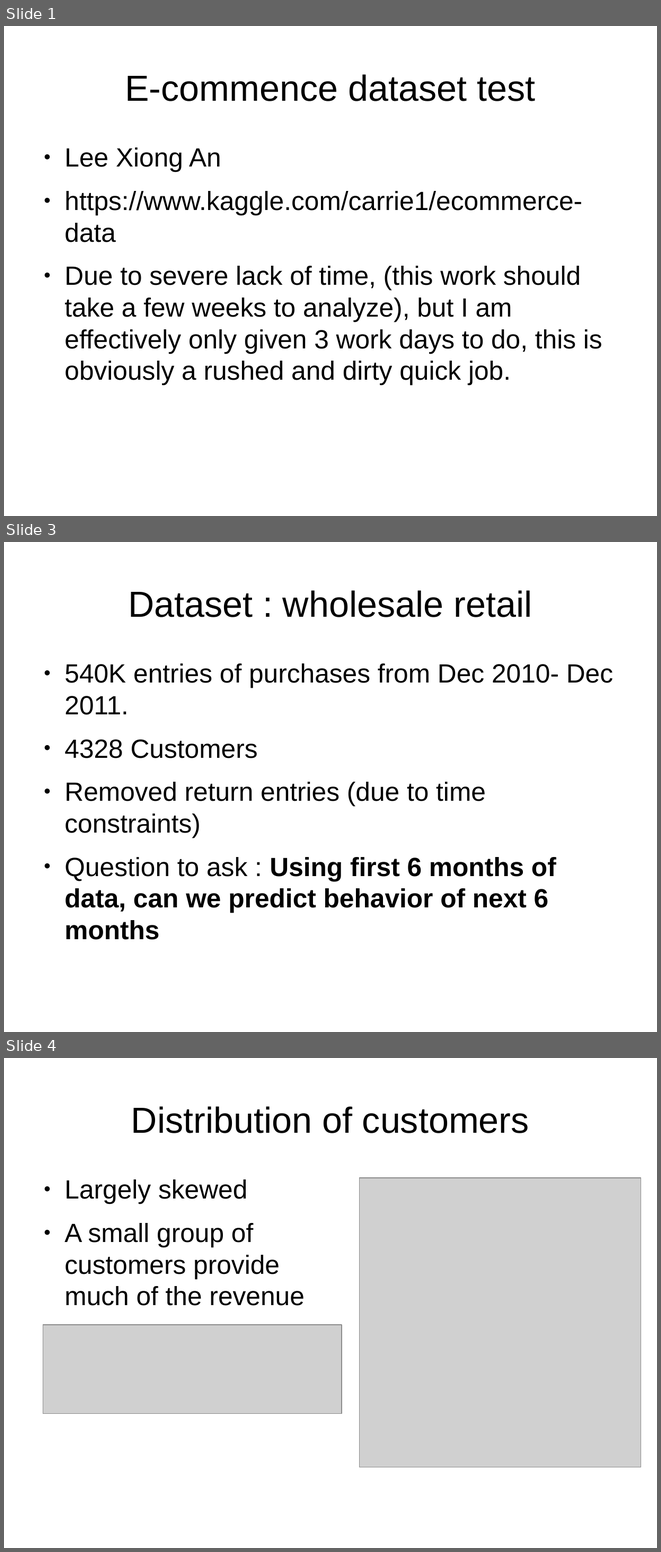
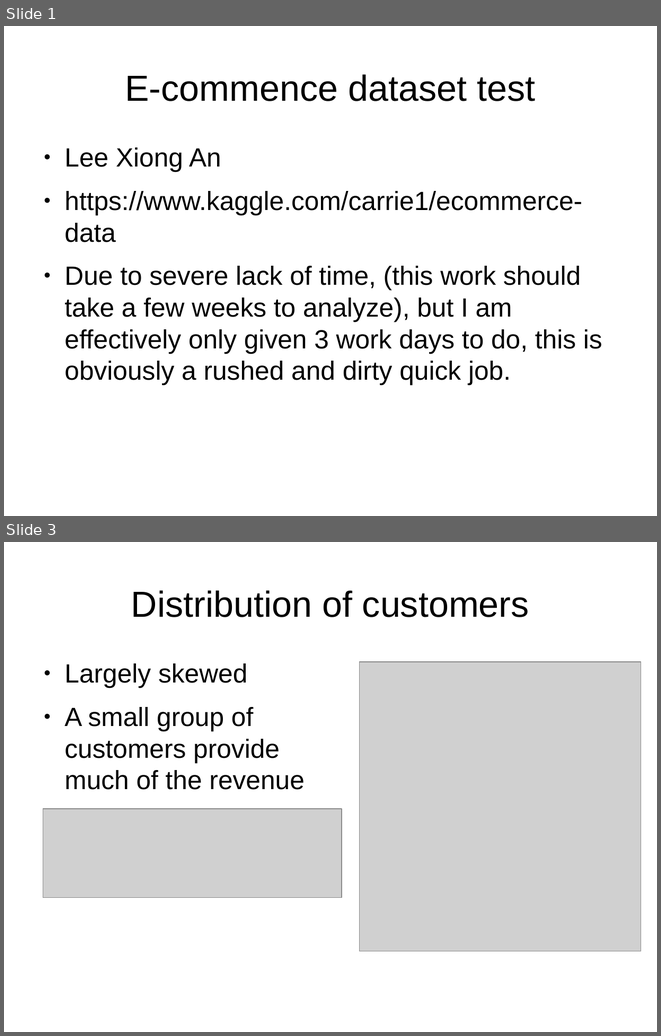
Before and after one commit to leexa90/E-commece-Data-Science, a slide deck: Present.odp. Shown one above the other, each under a label of ours: slides 1, 3 and 4 before the commit, slides 1 and 3 after it; the slides between them are not shown. The pictures are 661x1552 and 661x1036 pixels, drawn with LibreOffice and Linux fonts; fonts in the diff are those of the drawing; grey boxes stand for pictures. Boxes give left, top, right and bottom in pixels: in the first picture for what was removed or moved away, otherwise in the second. Text is boxed around its words. In the diff, an @@ line names an element or a change of style, - is before the commit and + after.

```diff
--- a/Present.odp
+++ b/Present.odp
@@ slide 3 removed at (4,542,657,1032), background #FFFFFF @@
@@ title removed at (128,590,532,617) @@
-Dataset : wholesale retail
@@ text removed at (64,663,613,940) @@
-● 540K entries of purchases from Dec 2010- Dec 2011.
-● 4328 Customers
-● Removed return entries (due to time constraints)
-● Question to ask : Using first 6 months of data, can we predict behavior of next 6 months
@@ what was slide 4 is now slide 3 @@
```
Also in this commit, not shown: 3 slides changed, 6 slides added, 3 other slides removed, 2 other files.
